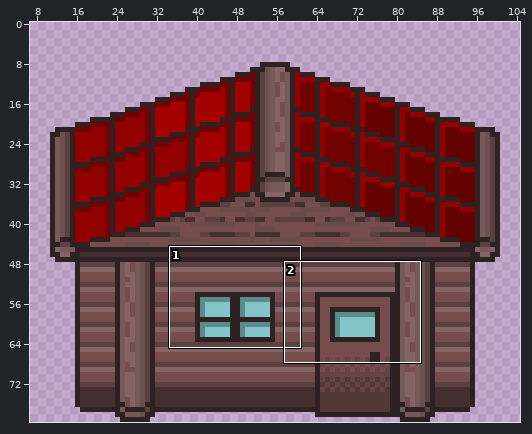
Two versions of one sprite sheet, Fantasy Balkan Simulator/sprites/red_house_sprite/e0cb4e86-c139-4fd1-8bc5-9cdabbe930b4.png. The picture above shows the old version from afar; the outline marks the close-up.
Close-up. The starting point:
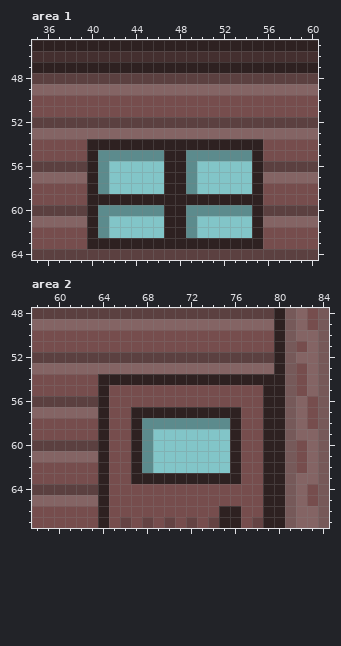
The file is 112x80 pixels. Shown: area 1: x 35..60, y 45..64; area 2: x 58..84, y 48..67. The wide view leaves out empty margins. The commit also changed other parts of the picture, which this record leaves out.
And afterwards:
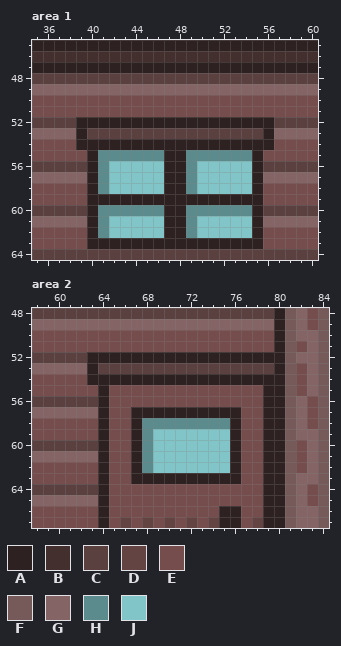
Palette (. is transparent): A #2e2121  B #442f2f  C #5b4040  D #644343  E #764d4d  F #765959  G #846464  H #5c8b8d  J #82c5c8
The exact change:
{"where": "area 1"}
{"y":52,"x":39,"old":"CCCCCCCCCCCCCCCCCC","new":"AAAAAAAAAAAAAAAAAA"}
{"y":53,"x":39,"old":"GGGGGGGGGGGGGGGGGG","new":"ACCCCCCCCCCCCCCCCA"}
{"y":54,"x":39,"old":"E","new":"A"}
{"y":54,"x":56,"old":"E","new":"A"}
{"where": "area 2"}
{"y":52,"x":63,"old":"CCCCCCCCCCCCCCCCC","new":"AAAAAAAAAAAAAAAAA"}
{"y":53,"x":63,"old":"GGGGGGGGGGGGGGGGG","new":"ACCCCCCCCCCCCCCCC"}
{"y":54,"x":63,"old":"E","new":"A"}
{"label":"changed","picture_box":[76,117,274,150]}
{"label":"changed","picture_box":[87,352,274,385]}
